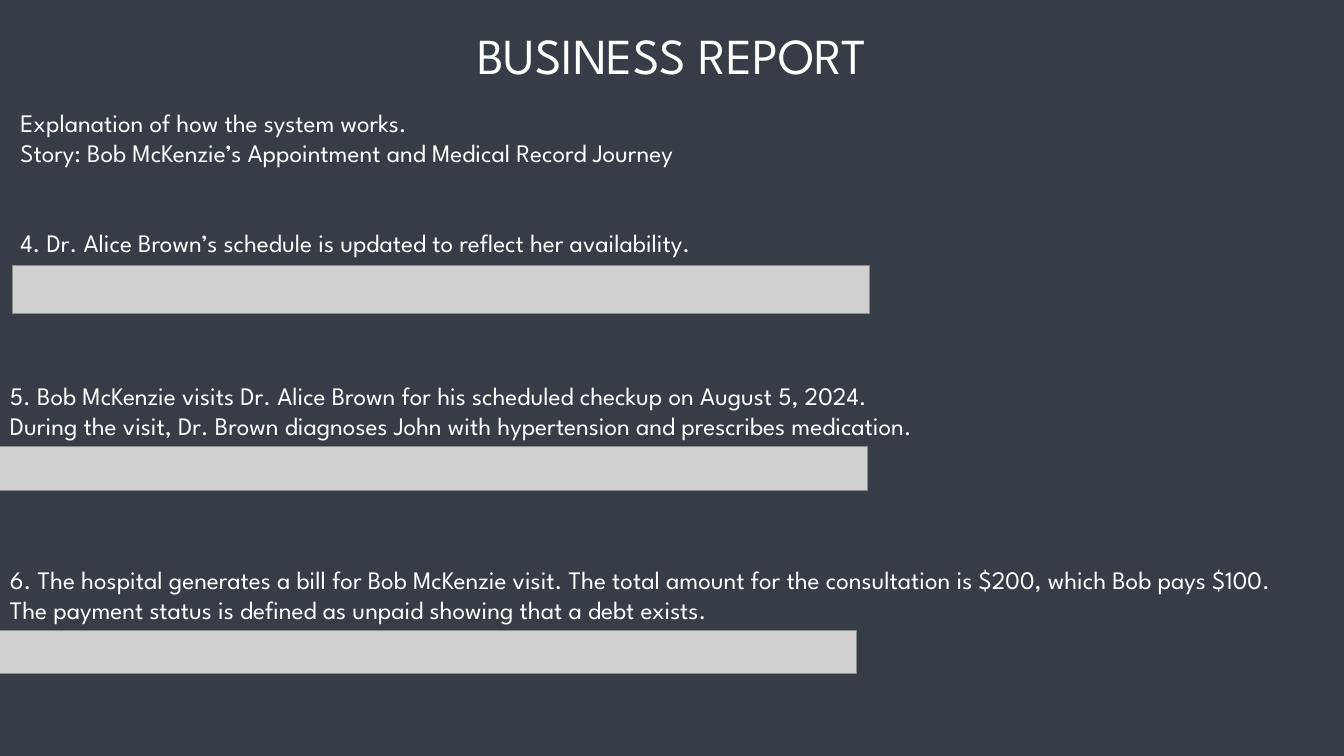
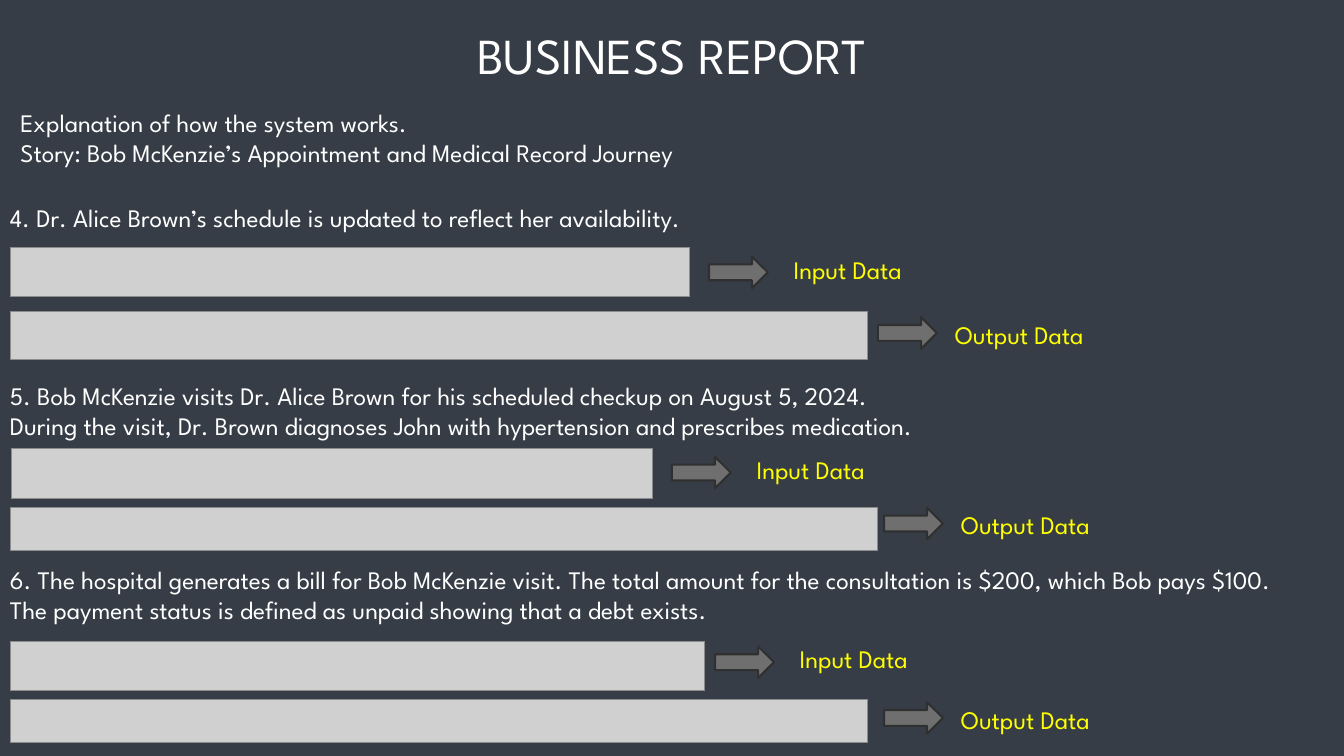
Before and after one commit to RenanAQ/TransferFiles, a slide deck: slide 7 of DBS-Final/DBS211_Presentation_Group4.pptx. Drawn at 1344x756 pixels with LibreOffice and Linux fonts; fonts in the diff are those of the drawing; grey boxes stand for pictures. Boxes give left, top, right and bottom in pixels: in the first picture for what was removed or moved away, otherwise in the second. Text is boxed around its words. In the diff, an @@ line names an element or a change of style, - is before the commit and + after.

```diff
--- a/DBS-Final/DBS211_Presentation_Group4.pptx
+++ b/DBS-Final/DBS211_Presentation_Group4.pptx
@@ text "4. Dr. Alice Brown’s schedule ...": place and size @@
-text "4. Dr. Alice Brown’s schedule ..." at (20, 234, 690, 258)
+text "4. Dr. Alice Brown’s schedule ..." at (10, 209, 679, 233)
@@ picture added at (10, 247, 690, 296) @@
@@ right arrow added at (709, 257, 767, 288), fill #6F6F6F, outline #313131 1.5 pt @@
@@ text added at (794, 262, 902, 285), 18 pt, text #FFFF00 @@
+Input Data
@@ picture: place and size @@
-picture at (13, 265, 870, 314)
+picture at (10, 312, 867, 360)
@@ right arrow added at (878, 318, 937, 349), fill #6F6F6F, outline #313131 1.5 pt @@
@@ text added at (955, 327, 1083, 350), 18 pt, text #FFFF00 @@
+Output Data
@@ picture added at (11, 449, 652, 498) @@
@@ right arrow added at (673, 457, 731, 488), fill #6F6F6F, outline #313131 1.5 pt @@
@@ text added at (757, 462, 865, 485), 18 pt, text #FFFF00 @@
+Input Data
@@ picture: place and size @@
-picture at (0, 447, 867, 490)
+picture at (10, 507, 877, 551)
@@ right arrow added at (884, 508, 943, 539), fill #6F6F6F, outline #313131 1.5 pt @@
@@ text added at (961, 517, 1090, 540), 18 pt, text #FFFF00 @@
+Output Data
@@ picture added at (10, 641, 705, 691) @@
@@ right arrow added at (715, 646, 773, 678), fill #6F6F6F, outline #313131 1.5 pt @@
@@ text added at (800, 651, 908, 674), 18 pt, text #FFFF00 @@
+Input Data
@@ picture: place and size @@
-picture at (0, 630, 857, 674)
+picture at (10, 700, 867, 743)
@@ right arrow added at (884, 702, 943, 733), fill #6F6F6F, outline #313131 1.5 pt @@
@@ text added at (961, 712, 1090, 735), 18 pt, text #FFFF00 @@
+Output Data
```
Also in this commit, not shown: 3 other slides changed, 3 other files.
